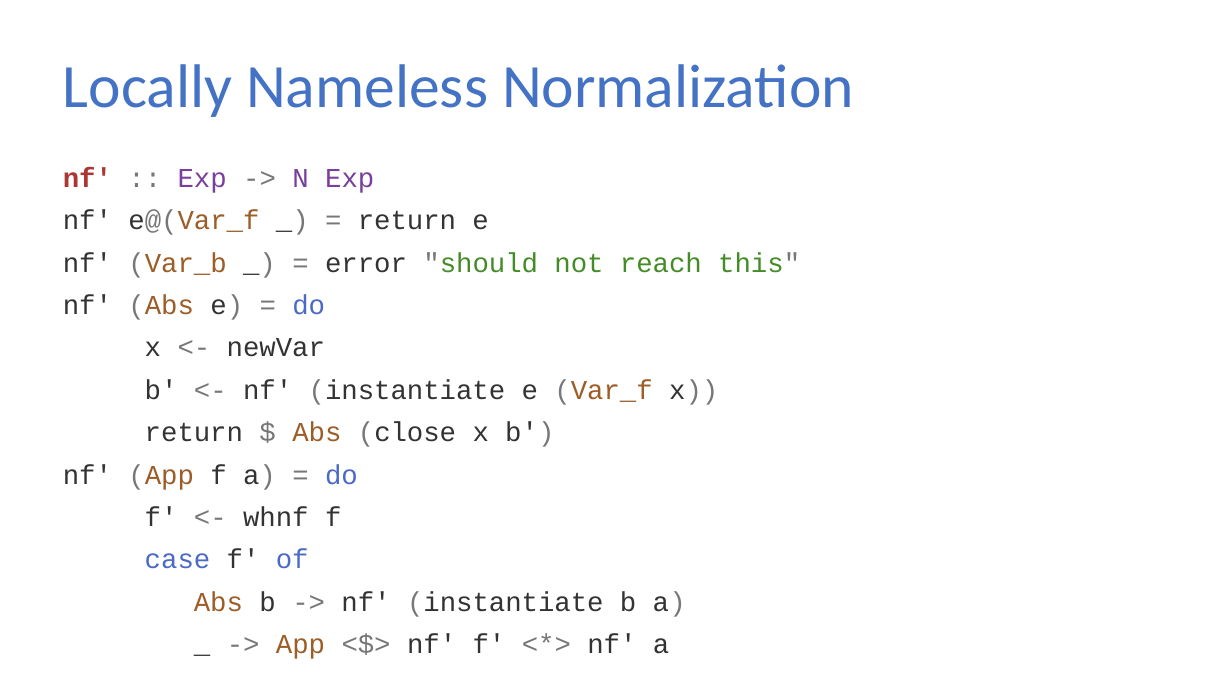
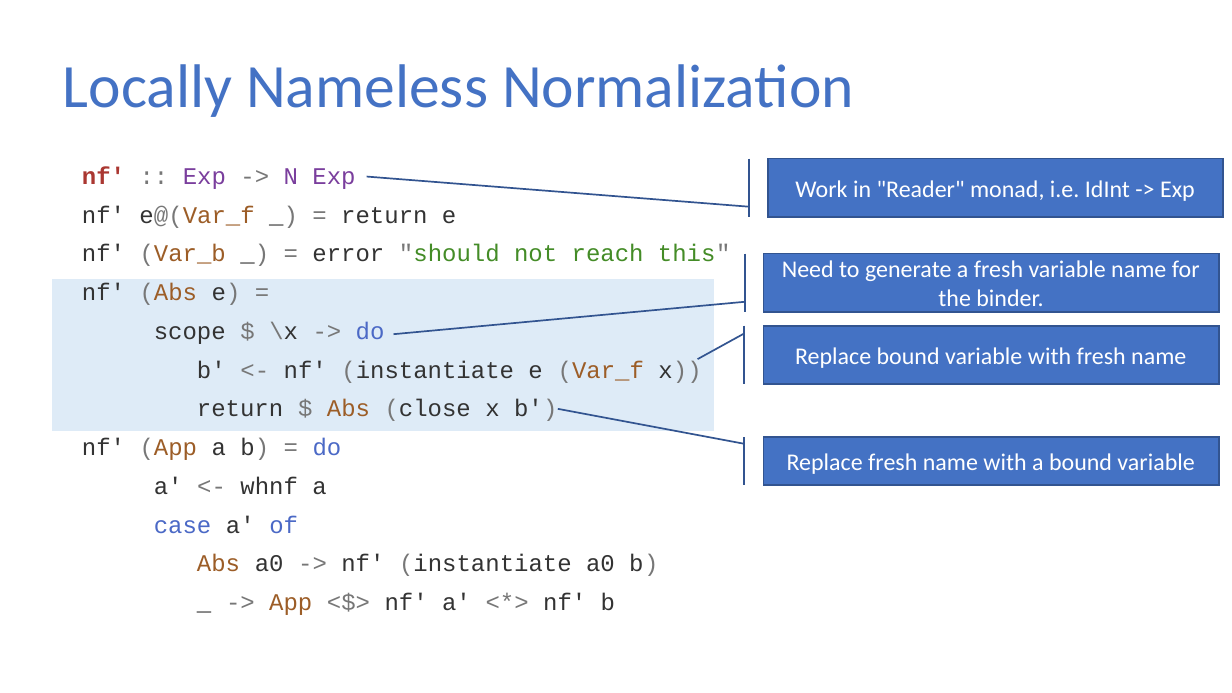
Before and after one commit to sweirich/lambda-n-ways, a slide deck: slide 37 of plclub-2021.pptx (slide 29 before the commit). Drawn at 1232x693 pixels with LibreOffice and Linux fonts; fonts in the diff are those of the drawing. Boxes give left, top, right and bottom in pixels: in the first picture for what was removed or moved away, otherwise in the second. Text is boxed around its words. In the diff, an @@ line names an element or a change of style, - is before the commit and + after.

```diff
--- a/plclub-2021.pptx
+++ b/plclub-2021.pptx
@@ text "nf' :: Exp -> N ...": place and size @@
-text "nf' :: Exp -> N ..." at [63,168,800,617]
+text "nf' :: Exp -> N ..." at [82,166,731,615]
@@ text at [82,166,731,421]: size 16 to 14 pt in "nf' :: Exp -> N Exp", "nf' e@(Var_f _) = return e", "nf' (Var_b _) = error "should not ...", "b' <- nf' (instantiate e (Var_f x))" and 1 more places @@
@@ accent border callout added at [768,159,1222,217], fill #4472C4, outline #325491 1 pt, 14 pt, text #FFFFFF @@
+Work in "Reader" monad, i.e. IdInt -> Exp
@@ accent border callout added at [764,254,1218,312], fill #4472C4, outline #325491 1 pt, 14 pt, text #FFFFFF @@
+Need to generate a fresh variable name for the binder.
@@ rectangle added at [51,277,716,431], fill #DEEBF7, outline #FFFFFF 1.5 pt @@
@@ text at [82,283,385,344]: text changed; size 16 to 14 pt @@
-nf' (Abs e) = do
-x <- newVar
+nf' (Abs e) =
+scope $ \x -> do
@@ accent border callout added at [764,325,1218,383], fill #4472C4, outline #325491 1 pt, 14 pt, text #FFFFFF @@
+Replace bound variable with fresh name
@@ text at [82,438,658,615]: text changed; size 16 to 14 pt @@
-nf' (App f a) = do
-f' <- whnf f
-case f' of
-Abs b -> nf' (instantiate b a)
-_ -> App <$> nf' f' <*> nf' a
+nf' (App a b) = do
+a' <- whnf a
+case a' of
+Abs a0 -> nf' (instantiate a0 b)
+_ -> App <$> nf' a' <*> nf' b
@@ accent border callout added at [764,437,1218,485], fill #4472C4, outline #325491 1 pt, 14 pt, text #FFFFFF @@
+Replace fresh name with a bound variable
```
Also in this commit, not shown: 9 other slides changed, 14 slides added, 24 other files.
